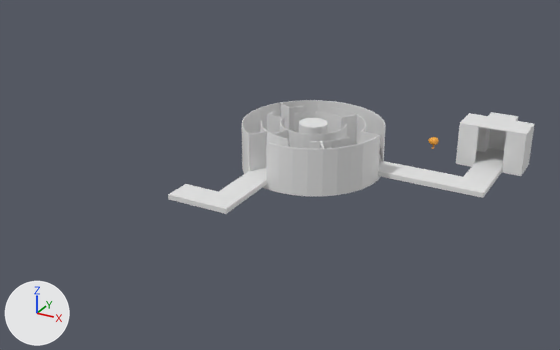
One commit to the Blender file Blender/level-design-save1.blend: the scene before it, then after it.
Camera for both pictures: a 50 mm camera at (67.7, -137.6, 65.2) aimed at (0.6, -15.6, 4.2). The lights are fixed; the arrows at lower left show +X, +Y and +Z.

In view in the first picture: 'Bridges', 'Circle_Maze_Floor', 'Circle_Maze_Walls', 'Key_Room_Floor', 'Key_Room_Walls', 'kernel1'.
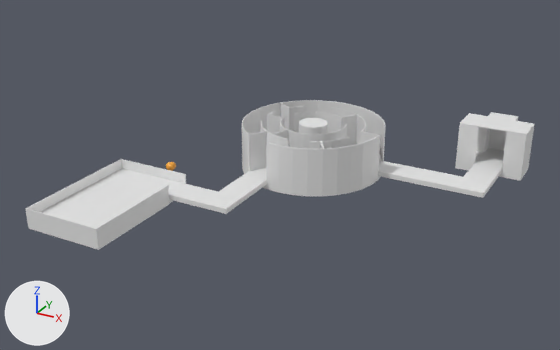
Commit message: level design progress 70%

Location of each change, (x1, y1, x2, y2) in pixels of the pictures (560 x 350 px):
```json
{"object": "Steam_Room_Floor", "change": "added", "after": [27, 169, 185, 250]}
{"object": "Steam_Room_Floor.001", "change": "added", "after": [25, 159, 186, 239]}
{"object": "Key_Room_Floor", "change": "reshaped", "before": [456, 148, 529, 176], "after": [455, 148, 529, 181], "on screen": "17% taller"}
{"object": "kernel1", "change": "moved", "before": [428, 137, 439, 149], "after": [166, 162, 176, 171]}
{"part": 1, "of": "me_cube", "change": "built on", "after": [455, 164, 529, 181]}
```

Scene script edits in JSON lines:
```json
{"block": "me_cube", "where": "# used by ob_key_room_floor; location = (0.0, 0.0, 2.0)"}
{"op": "remove", "block": "me_cube", "code": "me_cube.from_pydata(...)  # 28 vertices, 26 faces; spans x 27.0..40.74, y 14.0..24.0, z -1.0..0.0"}
{"op": "add", "block": "me_cube", "code": "me_cube.from_pydata(...)  # 40 vertices, 38 faces; spans x 27.0..40.74, y 14.0..24.0, z -2.0..0.0"}
{"block": "me_cube", "change": "me_cube part 1"}
{"block": "me_cube", "change": "2 vertices are removed from x 31.0..36.74, y 16.0, z -1.0"}
{"block": "me_cube", "change": "7 faces are deleted"}
{"block": "me_cube", "change": "2 vertices are added at (31.0, 16.0, -2.0), (36.74, 16.0, -2.0)"}
{"block": "me_cube", "change": "12 new vertices lie (0.0, 0.0, -1.0) away from vertices in x 27.0..40.74, y 14.0..24.0, z -1.0"}
{"block": "me_cube", "change": "19 new faces join them"}
{"op": "add", "block": "me_cube_003", "code": ["me_cube_003 = bpy.data.meshes.new('Cube.003')", "me_cube_003.from_pydata(...)  # 36 vertices, 34 faces; spans x -32.2..-15.8, y -50.2..-23.8, z 0.0..2.0"]}
{"op": "add", "block": "me_cube_002", "code": ["me_cube_002 = bpy.data.meshes.new('Cube.002')", "me_cube_002.from_pydata(...)  # 36 vertices, 34 faces; spans x -32.2..-15.8, y -50.2..-23.8, z 0.0..2.0"]}
{"op": "set", "path": "ob_kernel1.location", "old": "(20.7, 17.7, 3.8)", "new": "(-21.3, -21.5, 3.8)"}
{"op": "add", "block": "ob_steam_room_floor_001", "code": ["ob_steam_room_floor_001 = bpy.data.objects.new('Steam_Room_Floor.001', me_cube_003)", "ob_steam_room_floor_001.location = (0.0, 0.0, 2.0)"]}
{"op": "add", "block": "ob_steam_room_floor", "code": ["ob_steam_room_floor = bpy.data.objects.new('Steam_Room_Floor', me_cube_002)", "ob_steam_room_floor.location = (0.0, 0.0, 0.0)"]}
```
